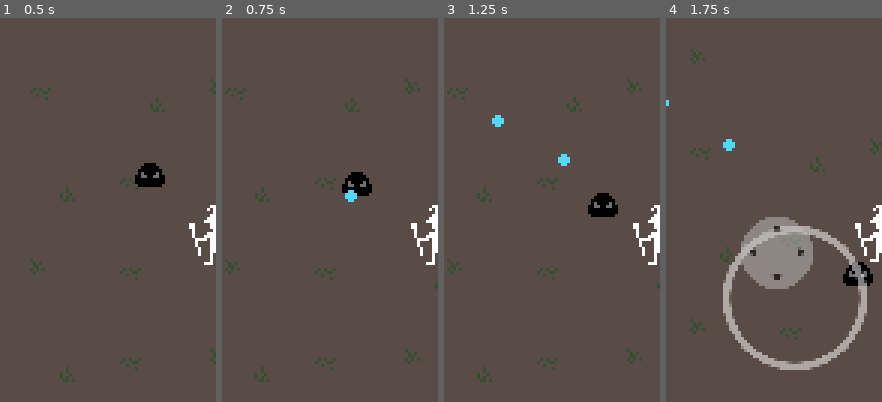
Above: before the commit, frames 1-4 (left to right).
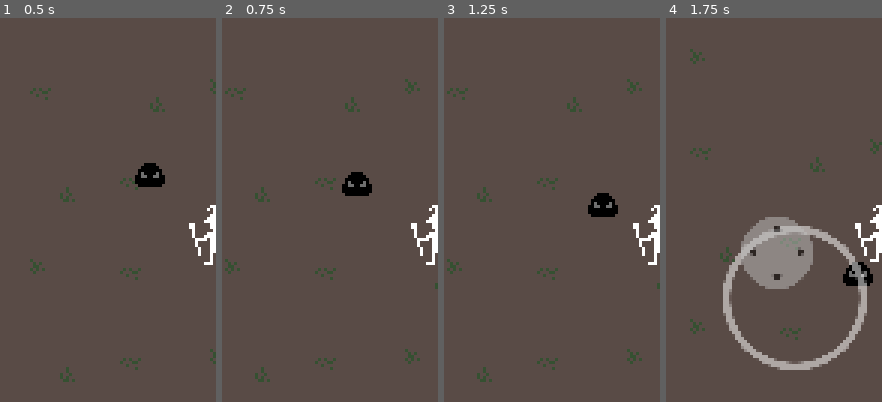
Above: after the commit, the same moments.

Repository: polyarik/wizard-legacy
Game: Godot game, scene res://scenes/game/locations/demo_location.tscn
The game is run twice, just before and just after one commit, with the same random seed, the same clock (stepped at 60 frames per second) and the same inputs.
Inputs (mouse positions are % of the whole screen's width and height, from its top left):
- Up to frame 1 (0.5 s): no input
- Up to frame 2 (0.75 s): tap Enter (ui_accept) at 0.5 s; move the mouse to (72, 45) at 0.52 s; hold Right (ui_right) from 0.53 s (still down); click (72, 45) at 0.67 s
- Up to frame 3 (1.25 s): keep holding Right (ui_right); tap Enter (ui_accept) at 0.77 s
- Up to frame 4 (1.75 s): release Right (ui_right) at 1.25 s; drag from (30, 55) to (12, 32) at 1.27 s
The pictures show only the part of the screen within x 0-50%, y 19-69%; the shares and areas given below are measured in that part.

Frame 1 is identical in both runs. In frame 2, 0.1% of the frame differs, in the area x 56-63%, y 44-48%; in frame 3, 0.3%, in the area x 22-59%, y 25-39%; in frame 4, 0.2%.

Commit message:
✨ add damage-dealing functionality to magic spells

Diff:
--- a/scenes/game/enemies/slime/slime.gd
+++ b/scenes/game/enemies/slime/slime.gd
@@ -1,9 +1,9 @@
-class_name Slime
+class_name Slime # TODO - extract base logic to "Enemy" class
 
 extends CharacterBody2D
 
 
-var healh := 20.0
+var health := 20.0
 var speed := 20.0
 var target: PlayerCharacter = null
 
@@ -16,3 +16,9 @@
 	if (target):
 		velocity = position.direction_to(target.position) * speed
 		move_and_slide()
+
+func apply_damage(damage: float) -> void:
+	health = clamp(health - damage, 0.0, 100.0)
+
+	if health == 0.0:
+		queue_free()
--- a/scenes/game/particles/magic_missile/magic_missile.gd
+++ b/scenes/game/particles/magic_missile/magic_missile.gd
@@ -3,8 +3,10 @@
 extends Area2D
 
 
+var spawned_from: Node = null
 var speed := 1.2
 var direction := Vector2.ZERO
+var damage := 5.0
 
 
 func _ready():
@@ -13,3 +15,18 @@
 
 func _physics_process(_delta: float) -> void:
 	position += direction * speed
+
+func _on_body_entered(body: Node2D) -> void:
+	if body == spawned_from:
+		return
+
+	if body.is_in_group("Enemy"):
+		var enemy := body as Slime # TODO - as Enemy
+		enemy.apply_damage(damage)
+		queue_free()
+	elif body.is_in_group("Static"):
+		queue_free()
+
+func _exit_tree():
+	# TODO - play "destroy" animation
+	pass
--- a/scenes/game/particles/magic_missile/magic_missile.tscn
+++ b/scenes/game/particles/magic_missile/magic_missile.tscn
@@ -14,3 +14,5 @@
 
 [node name="Shape" type="CollisionShape2D" parent="."]
 shape = SubResource("CircleShape2D_ho1nb")
+
+[connection signal="body_entered" from="." to="." method="_on_body_entered"]
--- a/scenes/game/player/player.gd
+++ b/scenes/game/player/player.gd
@@ -47,8 +47,10 @@
 		cast_spell(spell)
 		in_casting_animation = true
 
+# TODO - implement different spell types behaviour
 func cast_spell(spell: PackedScene) -> void:
 	var spell_inst := spell.instantiate()
+	spell_inst.spawned_from = self
 
 	owner.add_child(spell_inst) # TODO - add child to $Location/Projectiles via signal
 	spell_inst.position = casting_point.global_position
@@ -62,7 +64,7 @@
 	else:
 		animation_state_machine.travel("idle")
 
-func _on_player_animation_tree_animation_finished(anim_name:StringName):
+func _on_player_animation_tree_animation_finished(anim_name: StringName):
 	match anim_name:
 		"attack":
 			in_casting_animation = false
--- a/scenes/game/static/rock.tscn
+++ b/scenes/game/static/rock.tscn
@@ -6,7 +6,7 @@
 radius = 6.25
 height = 20.0
 
-[node name="Rock" type="StaticBody2D"]
+[node name="Rock" type="StaticBody2D" groups=["Static"]]
 
 [node name="Shape" type="CollisionShape2D" parent="."]
 position = Vector2(0, 3)
